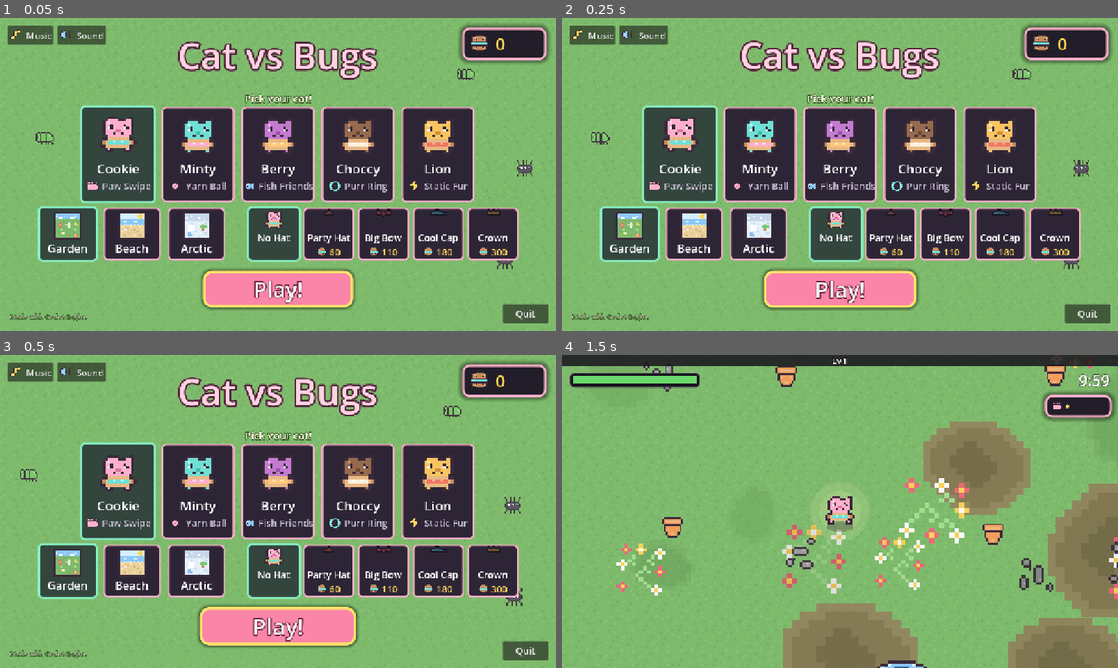
Above: before the commit, frames 1-4 (two rows, left to right).
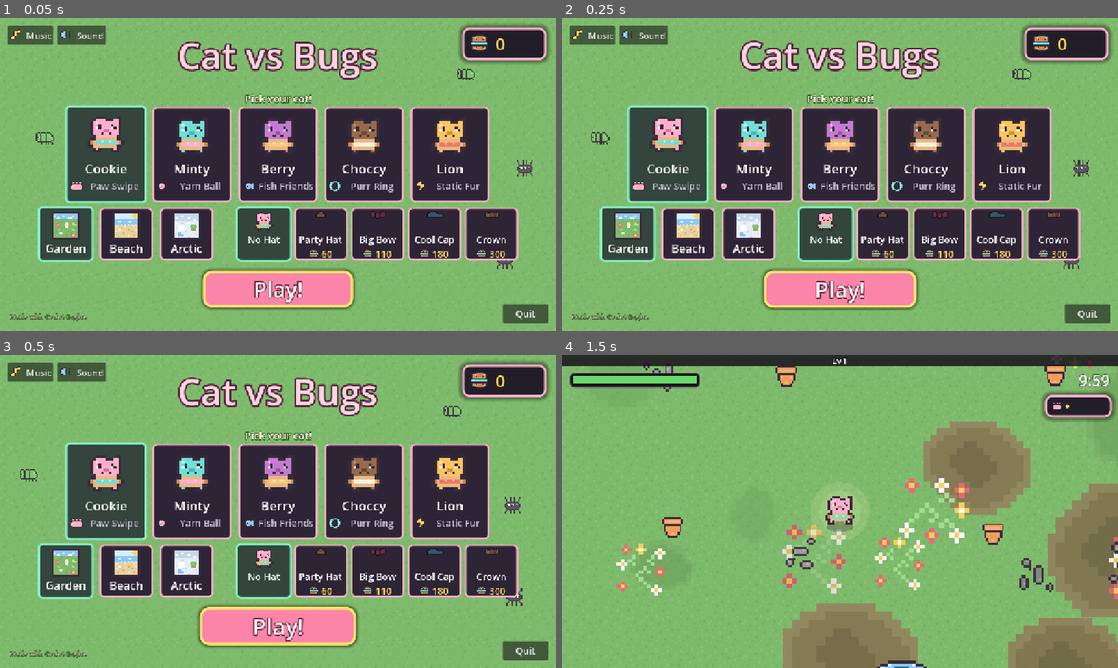
Above: after the commit, the same moments.

Repository: lukew-cogapp/cookie-cat
Game: Godot game, scene res://scenes/start_screen.tscn
The game is run twice, just before and just after one commit, with the same random seed, the same clock (stepped at 60 frames per second) and the same inputs.
Inputs (mouse positions are in pixels of both pictures, inside the frame that each line leads up to):
- Up to frame 1 (0.05 s): no input
- Up to frame 2 (0.25 s): no input
- Up to frame 3 (0.5 s): no input
- Up to frame 4 (1.5 s): click "Play!" at 0.5 s; tap Enter at 1.25 s; move the mouse to (962, 495) at 1.27 s; hold D (move_right) from 1.28 s (still down); tap Space (confirm) at 1.35 s; click (962, 495) at 1.42 s

The runs differ from the first frame. In frame 1, 14% of the frame differs, in the area x 8-94%, y 28-78%; in frame 2, 14%; in frame 3, 14%; in frame 4, nothing differs.

Commit message:
Keep the start screen's cards inside their own borders
The columns were anchored full rect, which is inset zero rather than a
padding, so "Fish Friends" ran across the outline and was cut off at
the card edge. All three card kinds now pad their contents the way the
pick screen's cards already did.

The map and hat rows also share one width, so the strip under the cats
reads as one band.

Diff:
--- a/scripts/start_screen.gd
+++ b/scripts/start_screen.gd
@@ -208,13 +208,22 @@
 	b.add_theme_stylebox_override("pressed", _card_hover)
 	b.pressed.connect(_press.bind(id))
 
+	# Inset from the card's own border, the same way the pick screen's cards are:
+	# a column filling the card edge to edge puts a long weapon name against the
+	# outline, and "Fish Friends" crossed it.
+	var pad := MarginContainer.new()
+	pad.set_anchors_preset(Control.PRESET_FULL_RECT)
+	pad.mouse_filter = Control.MOUSE_FILTER_IGNORE
+	for side in ["left", "top", "right", "bottom"]:
+		pad.add_theme_constant_override("margin_" + side, Tuning.START_CARD_PAD)
+	b.add_child(pad)
+
 	var col := VBoxContainer.new()
-	col.set_anchors_preset(Control.PRESET_FULL_RECT)
 	col.alignment = BoxContainer.ALIGNMENT_CENTER
 	col.add_theme_constant_override("separation", 4)
 	# So the click lands on the button, not on the pictures sitting over it.
 	col.mouse_filter = Control.MOUSE_FILTER_IGNORE
-	b.add_child(col)
+	pad.add_child(col)
 
 	var art := TextureRect.new()
 	art.texture = load(String(cat["art"]))
@@ -256,6 +265,11 @@
 	var wname := Label.new()
 	wname.text = String(Tuning.WEAPONS[weapon]["name"])
 	wname.vertical_alignment = VERTICAL_ALIGNMENT_CENTER
+	# Wraps rather than running off the card. "Fish Friends" is four characters
+	# longer than any other starter and was cut off mid-word at the edge.
+	wname.autowrap_mode = TextServer.AUTOWRAP_WORD_SMART
+	wname.horizontal_alignment = HORIZONTAL_ALIGNMENT_CENTER
+	wname.size_flags_horizontal = Control.SIZE_EXPAND_FILL
 	wname.add_theme_font_size_override("font_size", Tuning.TEXT_TINY)
 	wname.add_theme_color_override("font_color", Tuning.CARD_BLURB_COLOUR)
 	row.add_child(wname)
@@ -276,12 +290,18 @@
 	b.add_theme_stylebox_override("pressed", _card_hover)
 	b.pressed.connect(_press_map.bind(id))
 
+	var pad := MarginContainer.new()
+	pad.set_anchors_preset(Control.PRESET_FULL_RECT)
+	pad.mouse_filter = Control.MOUSE_FILTER_IGNORE
+	for side in ["left", "top", "right", "bottom"]:
+		pad.add_theme_constant_override("margin_" + side, Tuning.START_CARD_PAD)
+	b.add_child(pad)
+
 	var col := VBoxContainer.new()
-	col.set_anchors_preset(Control.PRESET_FULL_RECT)
 	col.alignment = BoxContainer.ALIGNMENT_CENTER
 	col.add_theme_constant_override("separation", 2)
 	col.mouse_filter = Control.MOUSE_FILTER_IGNORE
-	b.add_child(col)
+	pad.add_child(col)
 
 	var art := TextureRect.new()
 	art.texture = load(String(info["art"]))
@@ -316,12 +336,18 @@
 	b.add_theme_stylebox_override("pressed", _card_hover)
 	b.pressed.connect(_press_hat.bind(id))
 
+	var pad := MarginContainer.new()
+	pad.set_anchors_preset(Control.PRESET_FULL_RECT)
+	pad.mouse_filter = Control.MOUSE_FILTER_IGNORE
+	for side in ["left", "top", "right", "bottom"]:
+		pad.add_theme_constant_override("margin_" + side, Tuning.START_CARD_PAD)
+	b.add_child(pad)
+
 	var col := VBoxContainer.new()
-	col.set_anchors_preset(Control.PRESET_FULL_RECT)
 	col.alignment = BoxContainer.ALIGNMENT_CENTER
 	col.add_theme_constant_override("separation", 2)
 	col.mouse_filter = Control.MOUSE_FILTER_IGNORE
-	b.add_child(col)
+	pad.add_child(col)
 
 	var art := TextureRect.new()
 	if String(info["art"]) != "":
--- a/scripts/tuning.gd
+++ b/scripts/tuning.gd
@@ -985,7 +985,13 @@
 ## smallest screen this will meet, and is generous on anything larger.
 const MIN_TOUCH := 96.0
 
-const START_CARD_SIZE := Vector2(168, 212)
+## Wide enough for "Fish Friends" beside its icon with room to spare. At 168 it
+## fitted only exactly, and the next longer weapon name would have wrapped to a
+## second line and pushed the card taller than its neighbours.
+const START_CARD_SIZE := Vector2(182, 212)
+## Keeps the contents off the card's outline, as `CARD_PAD` does on the pick
+## screen.
+const START_CARD_PAD := 8
 ## All 16x16 art, scaled by whole numbers so the pixels stay square: the cat
 ## at 6x, weapon and cost icons at 2x, the cookie counter and bugs at 3x.
 const START_CAT_SIZE := Vector2(96, 96)
@@ -1320,7 +1326,10 @@
 }
 ## Map cards sit under the cat row: smaller, since three must read at once,
 ## with the postcard art at a whole 4x so the pixels stay square.
-const START_MAP_CARD_SIZE := Vector2(148, 122)
+## One size for both the map and hat rows, so the strip under the cats reads as
+## one band rather than two of slightly different widths. Sized by "Party Hat",
+## the longest label either row carries.
+const START_MAP_CARD_SIZE := Vector2(140, 122)
 const START_MAP_ART_SIZE := Vector2(64, 64)
 
 
@@ -1346,9 +1355,7 @@
 ## row 1, so an origin-aligned overlay lands the brim on the eyes. Lifting it
 ## three rows rests the brim on the top of the head instead.
 const HAT_LIFT := -3.0
-## Wide enough for "Party Hat" at `TEXT_TINY`, which the old 104 clipped once
-## the text grew for phones.
-const START_HAT_CARD_SIZE := Vector2(132, 122)
+const START_HAT_CARD_SIZE := START_MAP_CARD_SIZE
 const START_HAT_ART_SIZE := Vector2(48, 48)
 const START_HAT_COOKIE_SIZE := Vector2(24, 24)
 
Not shown, changed: export_presets.cfg
Not shown, changed: .github/workflows/android.yml
